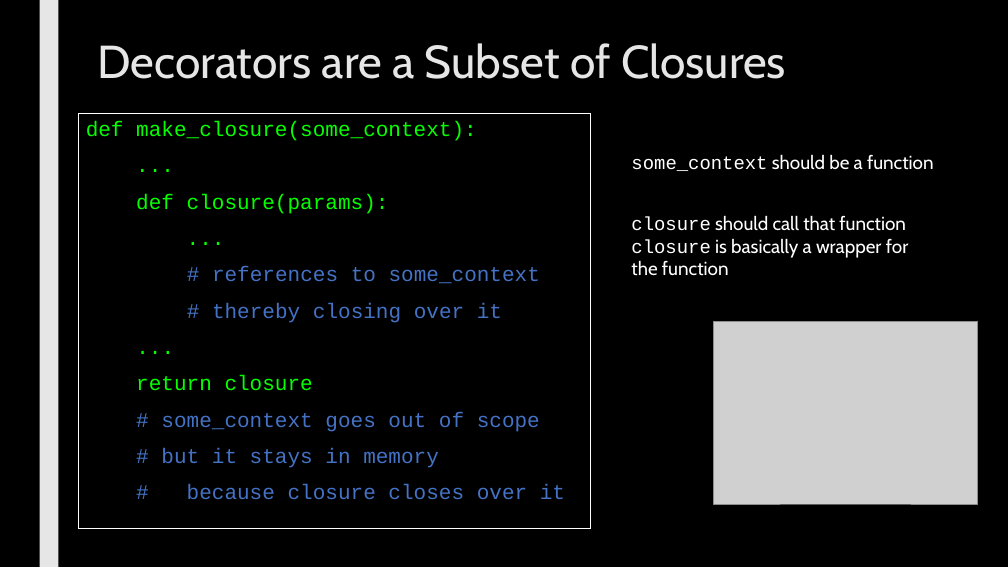
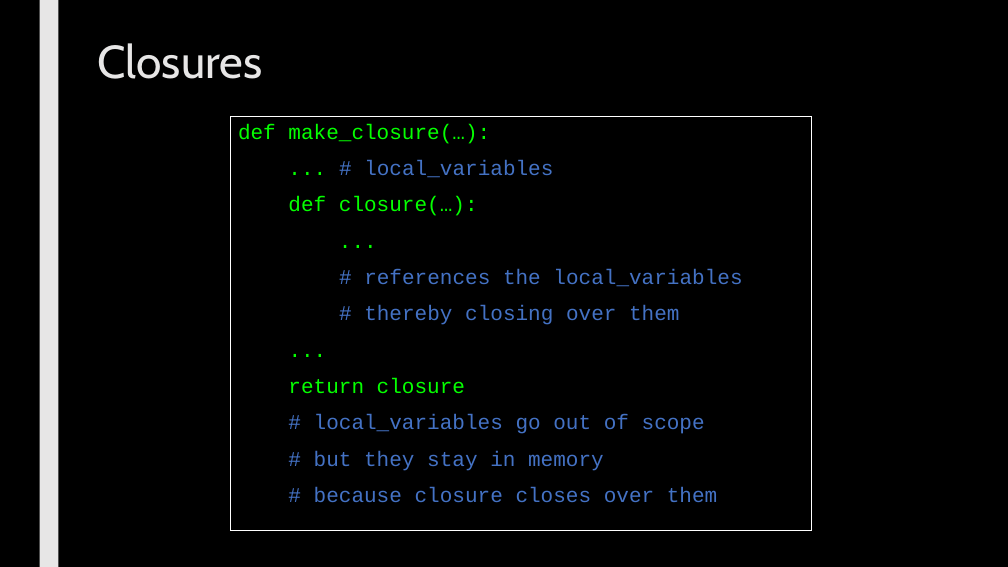
Before and after one commit to max7patek/metaprogramming, a slide deck: slide 3 of slides/04-Decorators.pptx. Drawn at 1008x567 pixels with LibreOffice and Linux fonts; fonts in the diff are those of the drawing; grey boxes stand for pictures. Boxes give left, top, right and bottom in pixels: in the first picture for what was removed or moved away, otherwise in the second. Text is boxed around its words. In the diff, an @@ line names an element or a change of style, - is before the commit and + after.

Commit message:
Final changes.

```diff
--- a/slides/04-Decorators.pptx
+++ b/slides/04-Decorators.pptx
@@ title at [97, 43, 262, 79]: text changed @@
-Decorators are a Subset of Closures
+Closures
@@ rectangle "def make_closure(…):": place and size @@
-rectangle "def make_closure(…):" at [78, 114, 591, 529]
+rectangle "def make_closure(…):" at [231, 116, 812, 531]
@@ text in rectangle at [238, 124, 553, 216]: text changed @@
-def make_closure(some_context):
+def make_closure(…):
+... # local_variables
+def closure(…):
@@ text removed at [631, 154, 934, 171] @@
-some_context should be a function
@@ text removed at [631, 215, 909, 276] @@
-closure should call that function
-closure is basically a wrapper for the function
@@ text in rectangle at [364, 269, 742, 325]: text changed @@
-def closure(params):
-...
-# references to some_context
-# thereby closing over it
+# references the local_variables
+# thereby closing over them
@@ picture removed at [713, 321, 978, 504] @@
@@ text in rectangle at [314, 414, 717, 502]: text changed @@
-# some_context goes out of scope
-# but it stays in memory
-# because closure closes over it
+# local_variables go out of scope
+# but they stay in memory
+# because closure closes over them
```
Also in this commit, not shown: 1 other slide changed, 1 slide removed.
